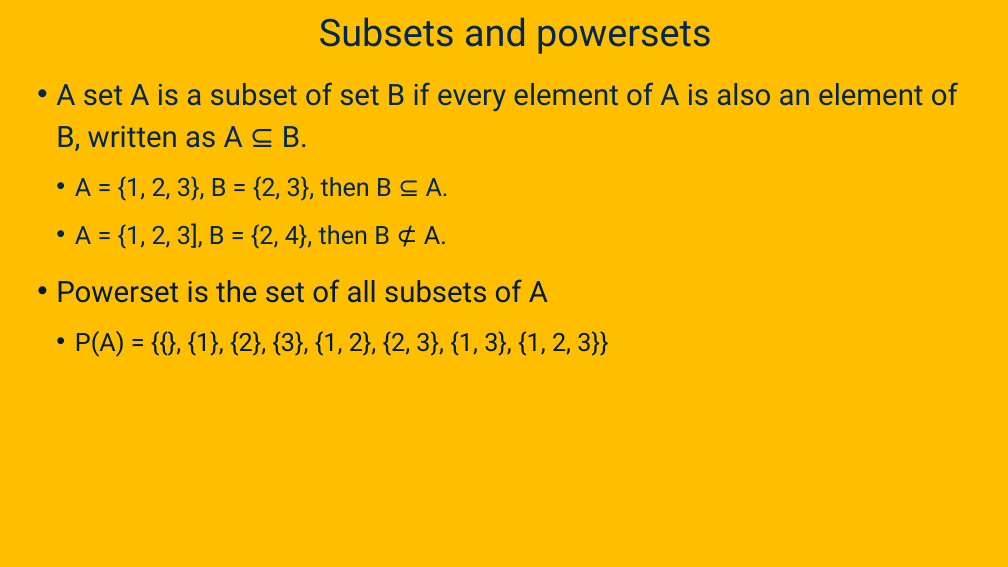
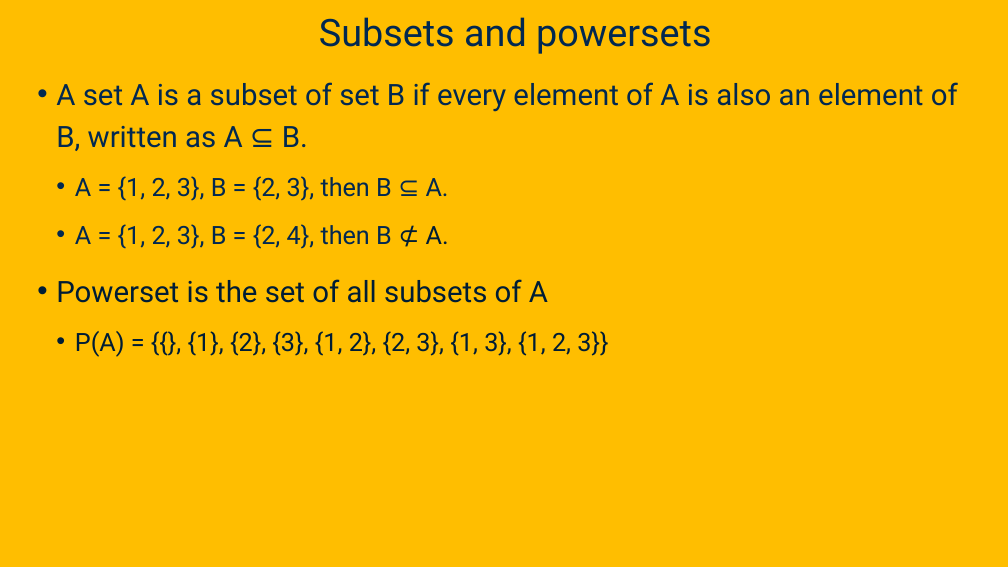
Before and after one commit to davsec-teaching/ECS289C-Spring2025, a slide deck: slide 7 of slides/3_data_flow_analysis.pptx. Drawn at 1008x567 pixels with LibreOffice and Linux fonts; fonts in the diff are those of the drawing; background and template pictures are left out. Boxes give left, top, right and bottom in pixels: in the first picture for what was removed or moved away, otherwise in the second. Text is boxed around its words. In the diff, an @@ line names an element or a change of style, - is before the commit and + after.

```diff
--- a/slides/3_data_flow_analysis.pptx
+++ b/slides/3_data_flow_analysis.pptx
@@ text at [75, 224, 449, 249]: text changed @@
-  • A = {1, 2, 3], B = {2, 4}, then B ⊄ A.
+  • A = {1, 2, 3}, B = {2, 4}, then B ⊄ A.
```
Also in this commit, not shown: 50 other slides changed, 4 slides added.
